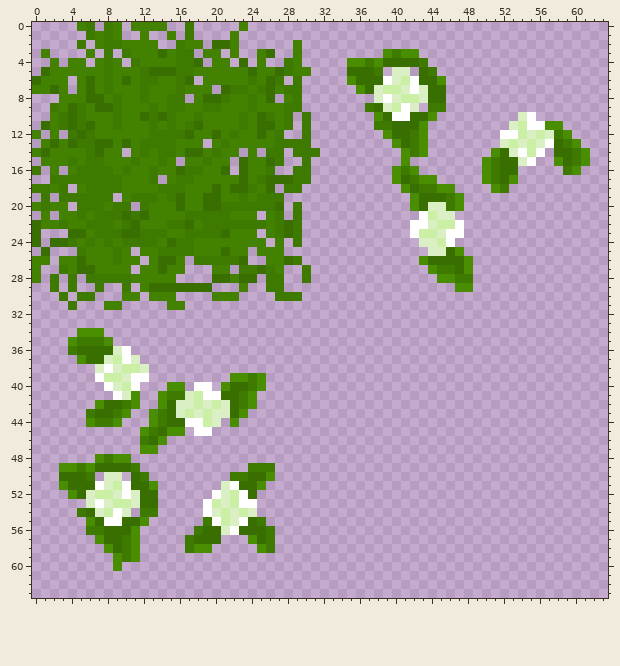
Pixel-art file: assets/grass_beauty_tileset.aseprite. The picture above is the old version.
64x64 pixels, 1 frame.
And afterwards:
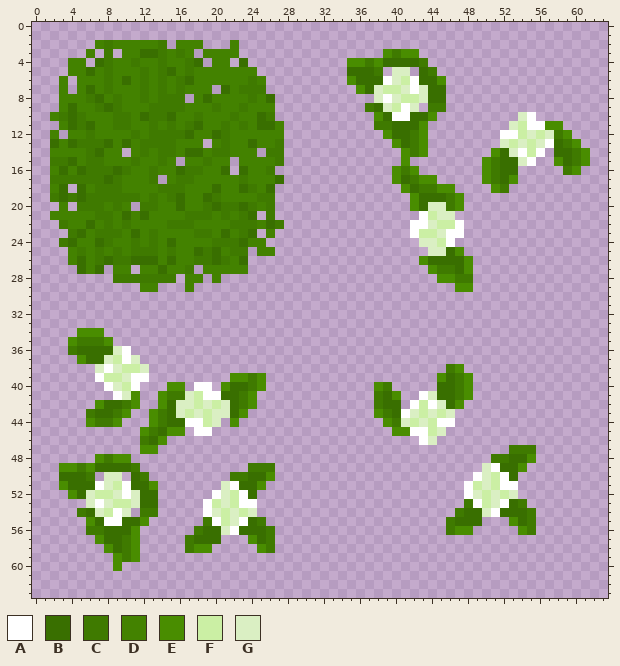
Palette (. is transparent): A #ffffff  B #396f00  C #3f7a00  D #438200  E #498d00  F #cbefa4  G #daefc3
Difference:
y 0: x 5..6 DC -> ..; x 8..9 CD -> ..; x 11..14 DDDD -> ....; x 17 C -> .; x 23 D -> .
y 1: x 6..9 CDCD -> ....; x 12 D -> .; x 15 D -> .; x 17 C -> .; x 22 D -> .
y 2: x 5 C -> .; x 9 C -> D; x 14 . -> C; x 16 C -> D; x 20..21 BB -> ..; x 29 D -> .
y 3: x 1 D -> .; x 10 C -> D; x 12..14 DDB -> BBC; x 17 C -> D; x 21 . -> D; x 25..26 DB -> ..; x 29 D -> .
y 4: x 2 D -> .; x 7 D -> B; x 10 . -> D; x 14 D -> C; x 16 C -> D; x 25 D -> .; x 28..29 CD -> ..
y 5: x 1..3 BDD -> ...; x 6 D -> B; x 13..14 BB -> DC; x 16 C -> D; x 24..30 BDDBCDD -> D......
y 6: x 0..2 BDD -> ...; x 6 B -> D; x 13..14 CD -> DC; x 18 . -> D; x 26..27 BC -> ..; x 29 C -> .
y 7: x 0..2 DDB -> ...; x 14 D -> C; x 22 C -> D; x 24 D -> C; x 26..29 BDCC -> ....
y 8: x 6 B -> C; x 14 D -> C; x 20..21 BC -> DD; x 28..29 DC -> ..
y 9: x 2 C -> .; x 5 C -> D; x 7 B -> C; x 14 D -> C; x 19 C -> D; x 23..24 DC -> CD; x 27..29 DCC -> ...
y 10: x 10 D -> C; x 14..15 BC -> CB; x 22..23 DC -> CD; x 27..28 DC -> ..; x 30 C -> .
y 11: x 1..3 BDC -> ..D; x 10 D -> C; x 21 D -> C; x 28 C -> .; x 30 C -> .
y 12: x 0 D -> .; x 4..5 CB -> DD; x 11 D -> C; x 21..22 DC -> CD; x 25 B -> D; x 27 C -> D; x 30 C -> .
y 13: x 1 D -> .; x 7 B -> C; x 24 D -> B; x 28..30 CCC -> ...
y 14: x 0..1 DB -> ..; x 21 D -> C; x 23 . -> D; x 29..31 CCC -> ...
y 15: x 1..4 DDDC -> .CCB; x 23 B -> D; x 26 B -> D; x 30 C -> .
y 16: x 0 C -> .; x 3 . -> B; x 5 C -> B; x 9 D -> B; x 29..30 CC -> ..
y 17: x 8 C -> B; x 23 B -> C; x 25..26 CB -> DD; x 28..30 BCC -> ...
y 18: x 0..1 CC -> ..; x 3 C -> B; x 5..6 DC -> BD; x 22 B -> D; x 28..29 CC -> ..
y 19: x 1..3 C.C -> .CB; x 5 C -> B; x 9..10 .D -> CC; x 12 C -> D; x 20 B -> C; x 23 C -> D; x 27 C -> .
y 20: x 0..2 DCD -> ...; x 10 C -> D; x 13 D -> C; x 19 B -> C; x 23 C -> B; x 25 C -> D; x 27 B -> .; x 29 C -> .
y 21: x 1..2 D. -> .D; x 5 C -> D; x 9 C -> D; x 11 C -> D; x 20 C -> D; x 23..24 DD -> CB; x 26..27 DC -> C.; x 29 C -> .
y 22: x 0..2 BDD -> ...; x 6..7 CC -> BD; x 11 B -> D; x 17 B -> C; x 19..21 CCC -> DDD; x 25..26 CD -> DB; x 28..29 BC -> ..
y 23: x 0 B -> .; x 4 B -> C; x 10 B -> D; x 12 C -> D; x 14 C -> D; x 17 C -> D; x 20 C -> D; x 23..24 DD -> CB; x 27..29 CBC -> ...
y 24: x 0 B -> .; x 2..4 BBC -> .CB; x 6..7 CD -> DB; x 10 C -> D; x 12 C -> D; x 16..17 CC -> DD; x 20..23 DDDD -> CCCB; x 27 D -> .; x 29 C -> .
y 25: x 1 B -> .; x 4 . -> D; x 7 D -> C; x 11..14 .DDC -> CCCD; x 16..23 CCDDDBDD -> DDBCBDCC; x 27 D -> .
y 26: x 0..1 DD -> ..; x 3 D -> .; x 7..8 DD -> CB; x 10..14 DD.DB -> CBBBD; x 17 . -> D; x 20 C -> B; x 22 C -> D; x 26..29 DDBC -> ....
y 27: x 0 D -> .; x 3..4 CD -> ..; x 6..8 BDD -> DB.; x 17 . -> C; x 19 . -> D; x 22..27 .CCBCD -> DD....; x 30 C -> .
y 28: x 0 D -> .; x 2 C -> .; x 4 C -> .; x 6..8 CCC -> ...; x 11..15 DDDDD -> CCCCC; x 17..18 .. -> DD; x 20..24 BBDBB -> D....; x 26..27 CC -> ..; x 30 C -> .
y 29: x 2 C -> .; x 4 C -> .; x 7 C -> .; x 10 C -> .; x 13..19 BBBBBBB -> D...D..; x 23 D -> .; x 26..27 CC -> ..
y 30: x 3 C -> .; x 5..6 CC -> ..; x 10..11 DD -> ..; x 13..15 DDD -> ...; x 20..22 DDD -> ...; x 27..29 CCC -> ...
y 31: x 4 C -> .; x 8..9 DD -> ..; x 15..16 DD -> ..
y 38: x 46..47 .. -> CE
y 39: x 45..48 .... -> EBCE
y 40: x 38..39 .. -> EC; x 45..48 .... -> BBCE
y 41: x 38..40 ... -> CBE; x 43..48 ...... -> AGBBCE
y 42: x 38..40 ... -> CBB; x 42..47 ...... -> AFAGBE
y 43: x 38..46 ......... -> ECBAGFGFG
y 44: x 39..46 ........ -> ECGFGFAA
y 45: x 40..45 ...... -> EEAAFG
y 46: x 43..44 .. -> AG
y 47: x 53..55 ... -> CCC
y 48: x 51..55 ..... -> CCBBE
y 49: x 50..54 ..... -> GABBE
y 50: x 49..53 ..... -> AGFAB
y 51: x 48..53 ...... -> AFGFAA
y 52: x 48..53 ...... -> AGFGFG
y 53: x 48..54 ....... -> CAFGABC
y 54: x 47..55 ......... -> CBBGABBBC
y 55: x 46..49 .... -> CBBB; x 53..55 ... -> EBC
y 56: x 46..48 ... -> CEE; x 54..55 .. -> EC
Changed places in both pictures, as pixel boxes (x1, y1, x2, y2):
changed: (32, 22, 320, 310)
added: (374, 364, 536, 535)
